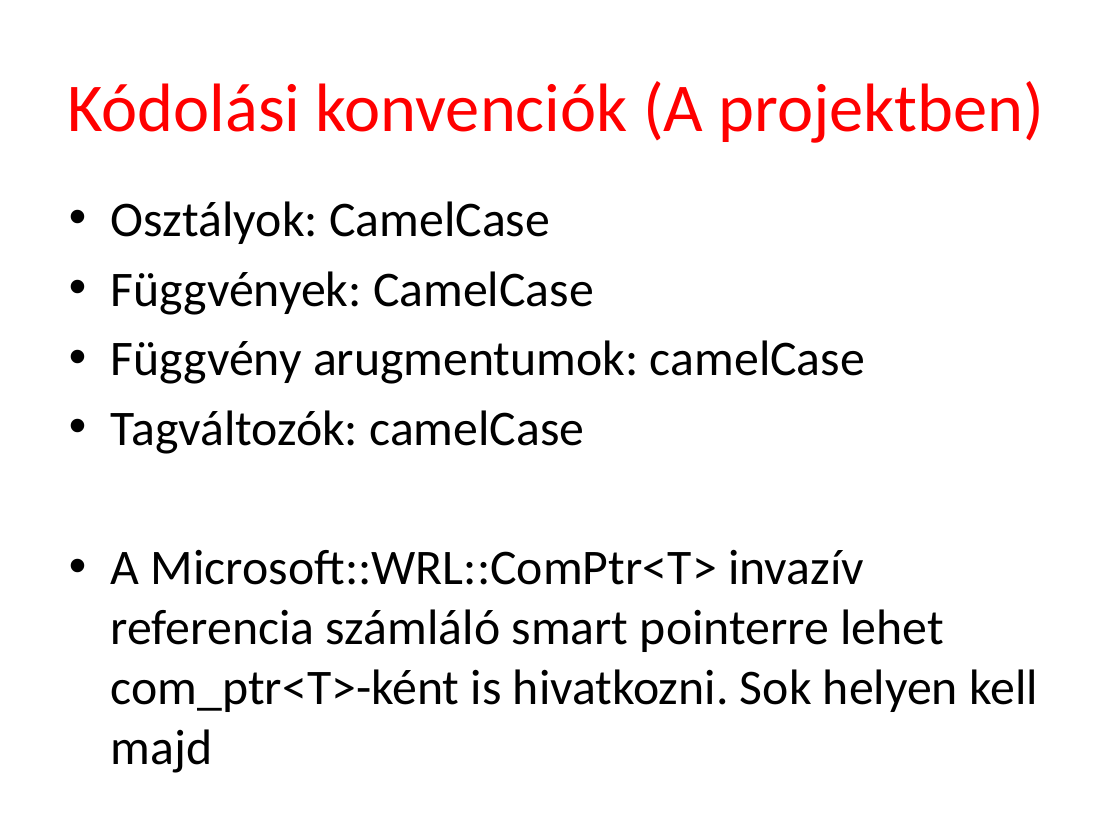
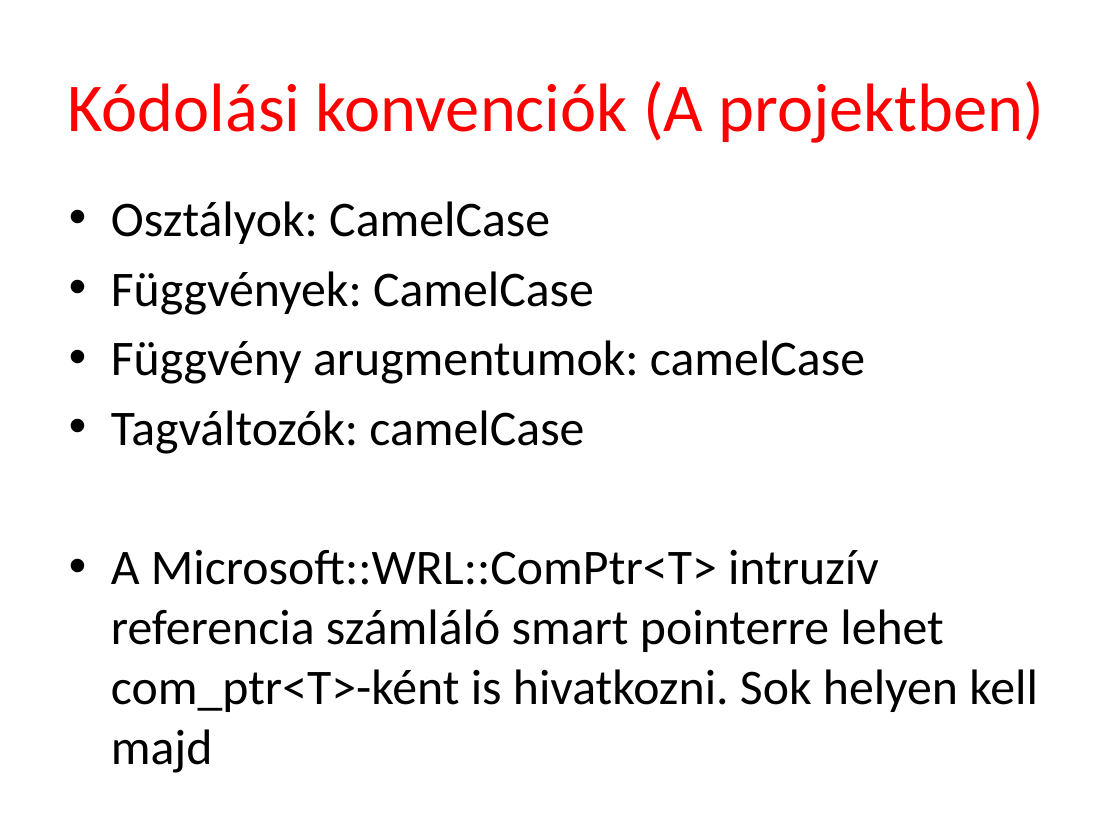
Before and after one commit to tyekx/dx12, a slide deck: slide 7 of Slides/gg000-HelloTriangle.pptx. Drawn at 1120x840 pixels with LibreOffice and Linux fonts; fonts in the diff are those of the drawing; background and template pictures are left out. Boxes give left, top, right and bottom in pixels: in the first picture for what was removed or moved away, otherwise in the second. Text is boxed around its words. In the diff, an @@ line names an element or a change of style, - is before the commit and + after.

```diff
--- a/Slides/gg000-HelloTriangle.pptx
+++ b/Slides/gg000-HelloTriangle.pptx
@@ text at (111, 549, 1038, 773): text changed @@
-• A Microsoft::WRL::ComPtr<T> invazív referencia számláló smart pointerre lehet com_ptr<T>-ként is hivatkozni. Sok helyen kell majd
+• A Microsoft::WRL::ComPtr<T> intruzív referencia számláló smart pointerre lehet com_ptr<T>-ként is hivatkozni. Sok helyen kell majd
```
Also in this commit, not shown: 11 other slides changed, 17 slides added, 13 slides removed, 4 other files.
